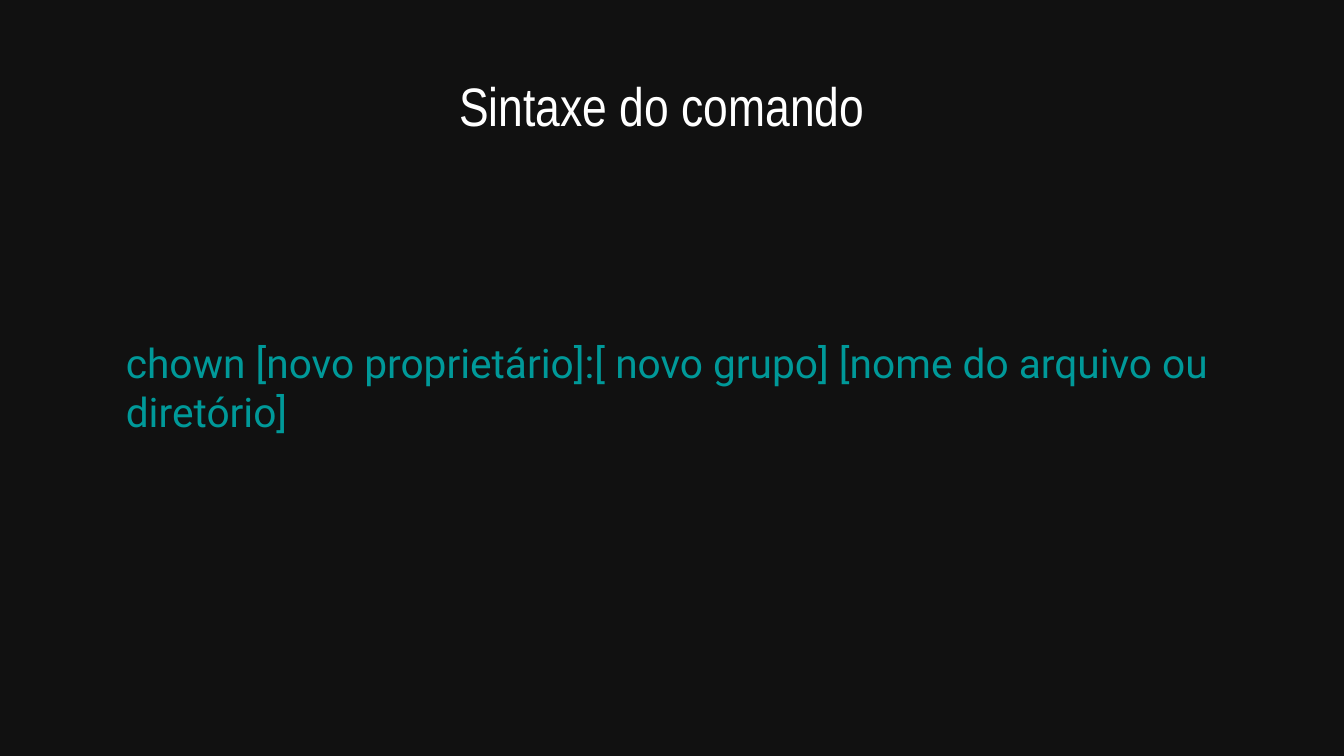
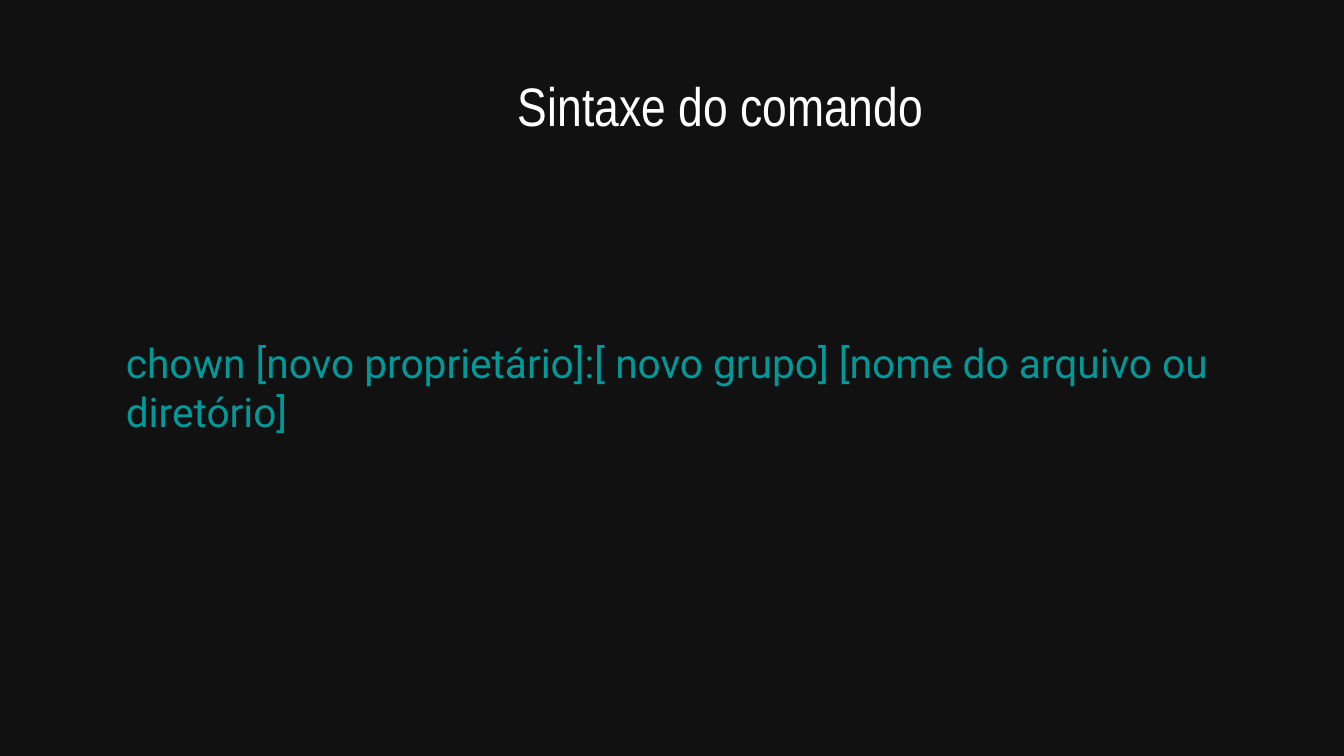
Before and after one commit to allythy/Palestras, a slide deck: slide 21 of Minicurso Do Terminal GNU-Linux ao Python/VI Workshop da Escola de Engenharias e TI.odp (slide 24 before the commit). Drawn at 1344x756 pixels with LibreOffice and Linux fonts; fonts in the diff are those of the drawing. Boxes give left, top, right and bottom in pixels: in the first picture for what was removed or moved away, otherwise in the second. Text is boxed around its words. In the diff, an @@ line names an element or a change of style, - is before the commit and + after.

```diff
--- a/Minicurso Do Terminal GNU-Linux ao Python/VI Workshop da Escola de Engenharias e TI.odp
+++ b/Minicurso Do Terminal GNU-Linux ao Python/VI Workshop da Escola de Engenharias e TI.odp
@@ text "Sintaxe do comando": place and size @@
-text "Sintaxe do comando" at (459,86,864,127)
+text "Sintaxe do comando" at (518,86,923,127)
```
Also in this commit, not shown: 7 other slides changed, 1 slide added, 19 slides removed, 5 other files.
